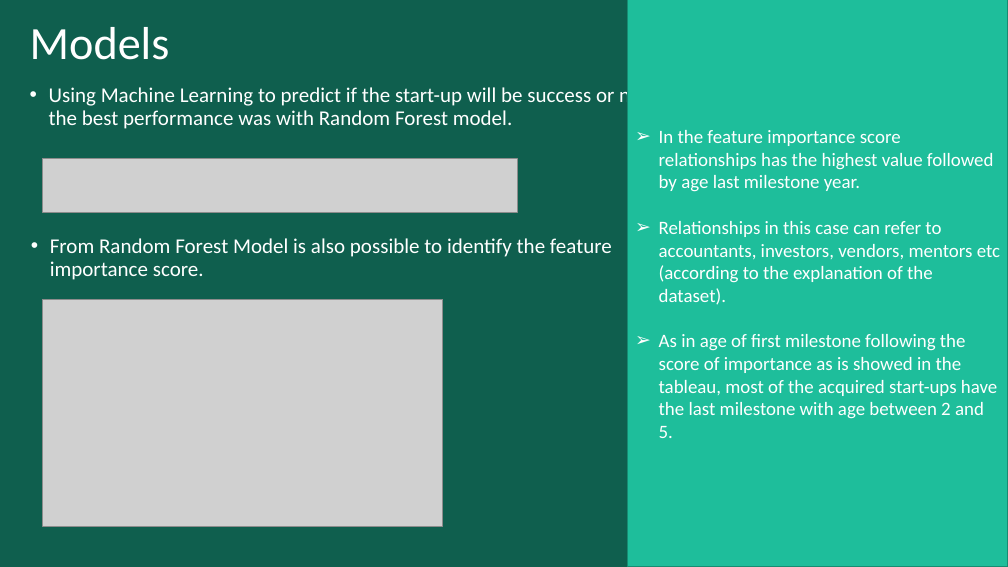
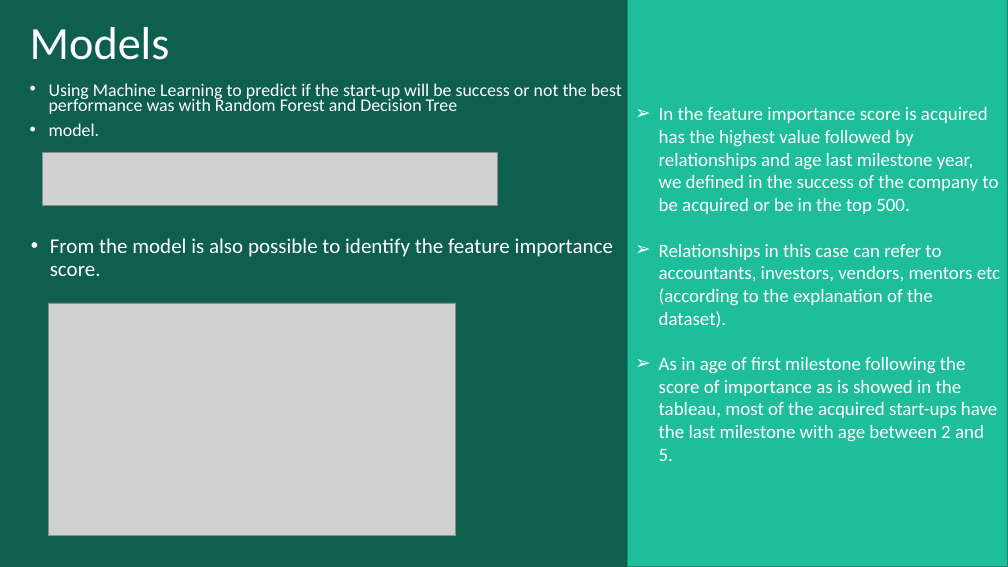
Before and after one commit to Paulabvc/startups_project, a slide deck: slide 4 of Final_project_startup/Presentation/final_startup.pptm. Drawn at 1008x567 pixels with LibreOffice and Linux fonts; fonts in the diff are those of the drawing; grey boxes stand for pictures; background and template pictures are left out. Boxes give left, top, right and bottom in pixels: in the first picture for what was removed or moved away, otherwise in the second. Text is boxed around its words. In the diff, an @@ line names an element or a change of style, - is before the commit and + after.

```diff
--- a/Final_project_startup/Presentation/final_startup.pptm
+++ b/Final_project_startup/Presentation/final_startup.pptm
@@ text at <box>49,83,622,136</box>: text changed; size 20 to 17 pt @@
-• Using Machine Learning to predict if the start-up will be success or not the best performance was with Random Forest model.
+• Using Machine Learning to predict if the start-up will be success or not the best performance was with Random Forest and Decision Tree
+• model.
@@ text in rectangle at <box>659,107,998,214</box>: text changed @@
-➢ In the feature importance score relationships has the highest value followed by age last milestone year.
+➢ In the feature importance score is acquired has the highest value followed by relationships and age last milestone year, we defined in the success of the company to be acquired or be in the top 500.
@@ picture: place and size @@
-picture at <box>42,159,517,212</box>
+picture at <box>42,152,498,206</box>
@@ text at <box>50,238,613,276</box>: text changed @@
-• From Random Forest Model is also possible to identify the feature importance score.
+• From the model is also possible to identify the feature importance score.
@@ picture: place and size @@
-picture at <box>42,299,442,526</box>
+picture at <box>48,303,456,535</box>
```
Also in this commit, not shown: 2 other slides changed, 4 other files.
